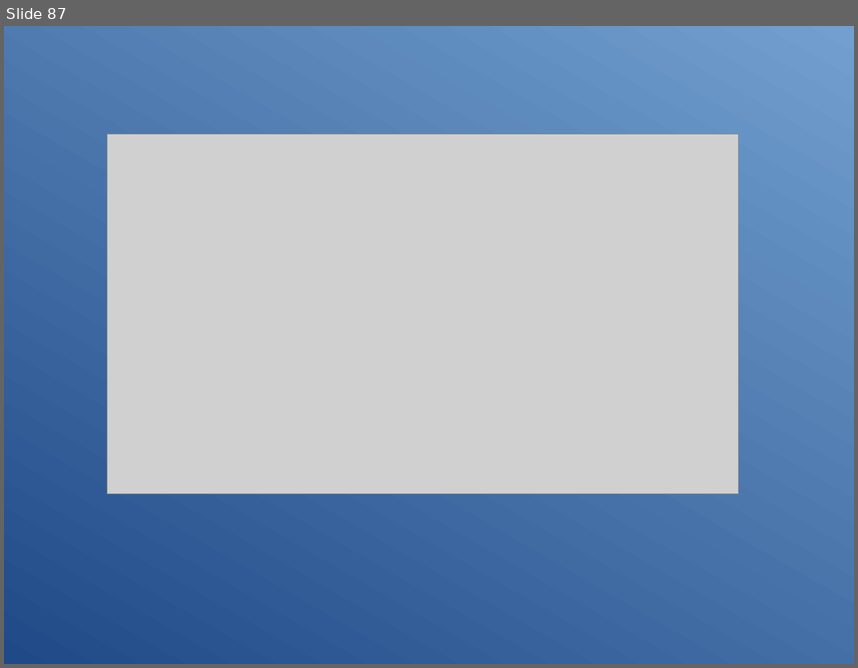
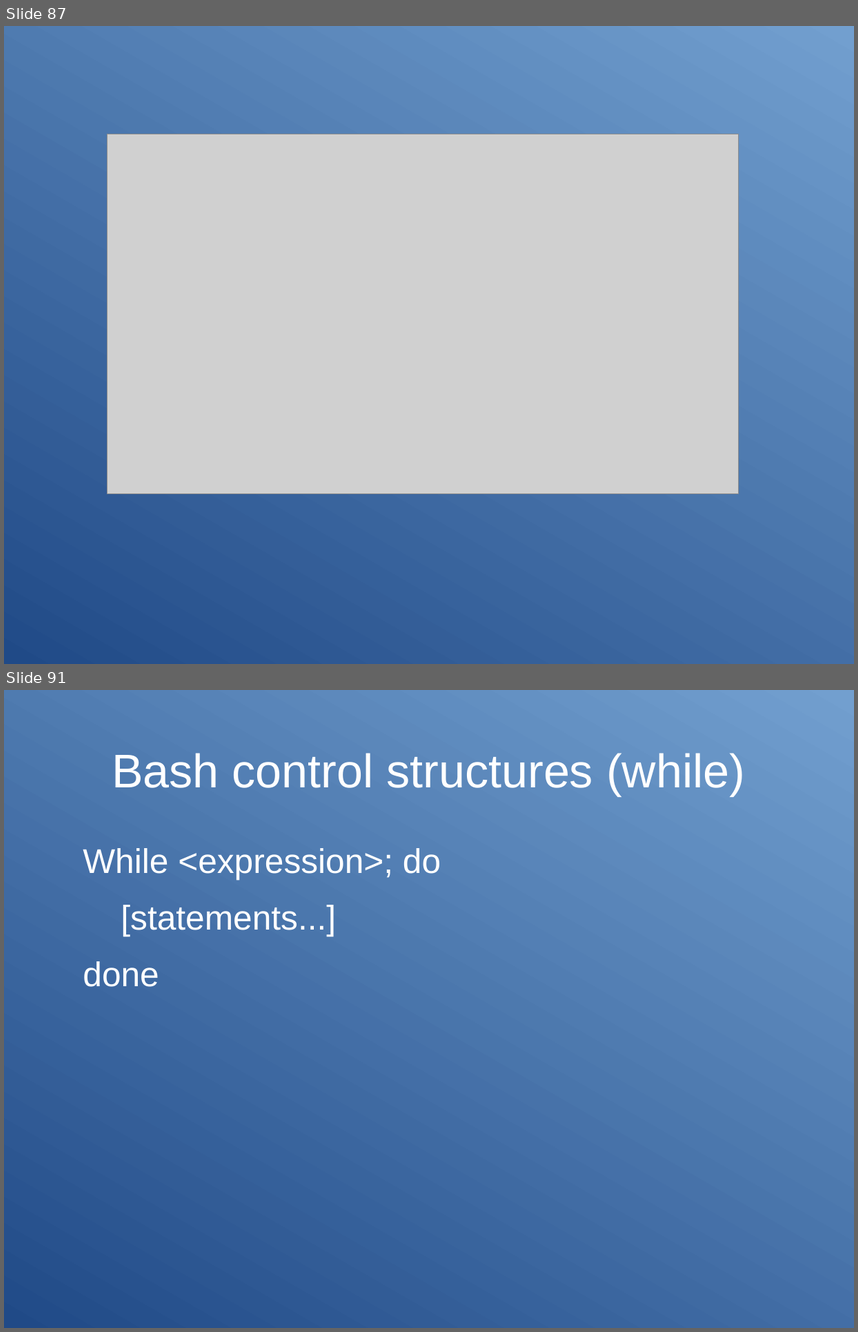
Before and after one commit to Clibre/An-introduction-to-bash, a slide deck: presentation.odp. Shown one above the other, each under a label of ours: slide 87 before the commit, slides 87 and 91 after it; the slides between them are not shown. The pictures are 858x668 and 858x1332 pixels, drawn with LibreOffice and Linux fonts; fonts in the diff are those of the drawing; grey boxes stand for pictures. Boxes give left, top, right and bottom in pixels: in the first picture for what was removed or moved away, otherwise in the second. Text is boxed around its words. In the diff, an @@ line names an element or a change of style, - is before the commit and + after.

Commit message:
ajout des structures de controles

```diff
--- a/presentation.odp
+++ b/presentation.odp
@@ slide 91 added at (4, 690, 854, 1328), background gradient #204A87 to #729FCF @@
@@ title added at (112, 753, 745, 796), 44 pt, text #FFFFFF @@
+Bash control structures (while)
@@ text added at (83, 848, 441, 987), 32 pt, text #FFFFFF @@
+While <expression>; do
+[statements...]
+done
```
Also in this commit, not shown: 1 slide changed, 7 other slides added, 4 other files.
